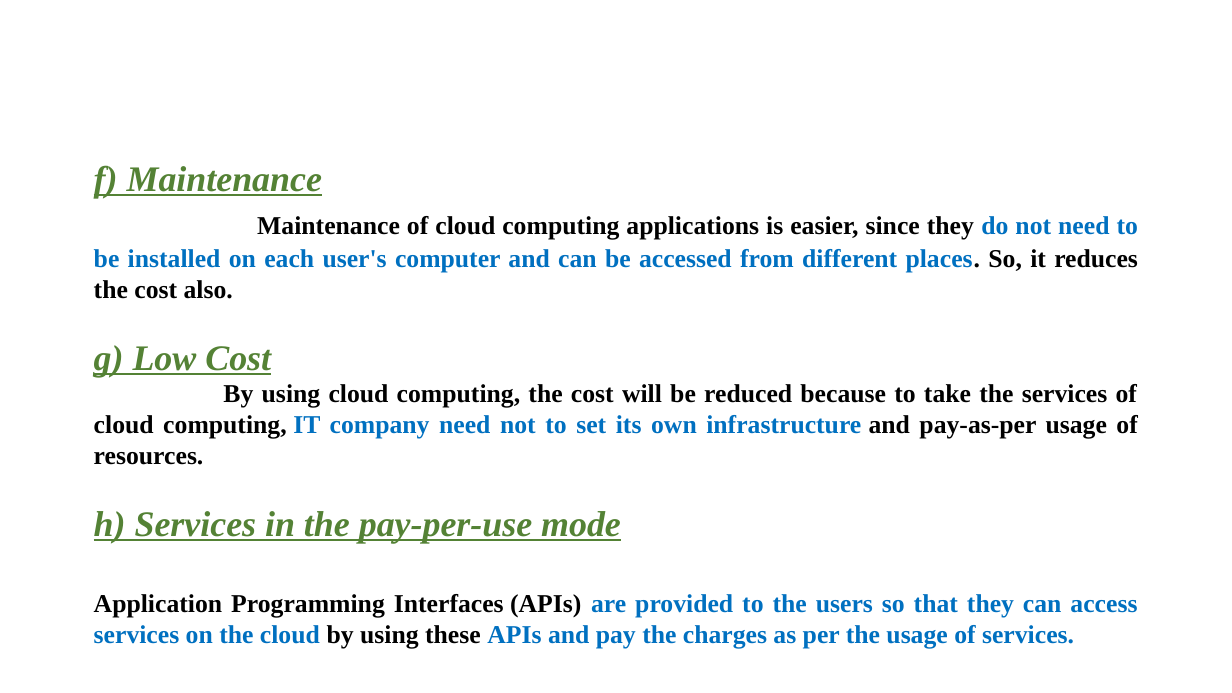
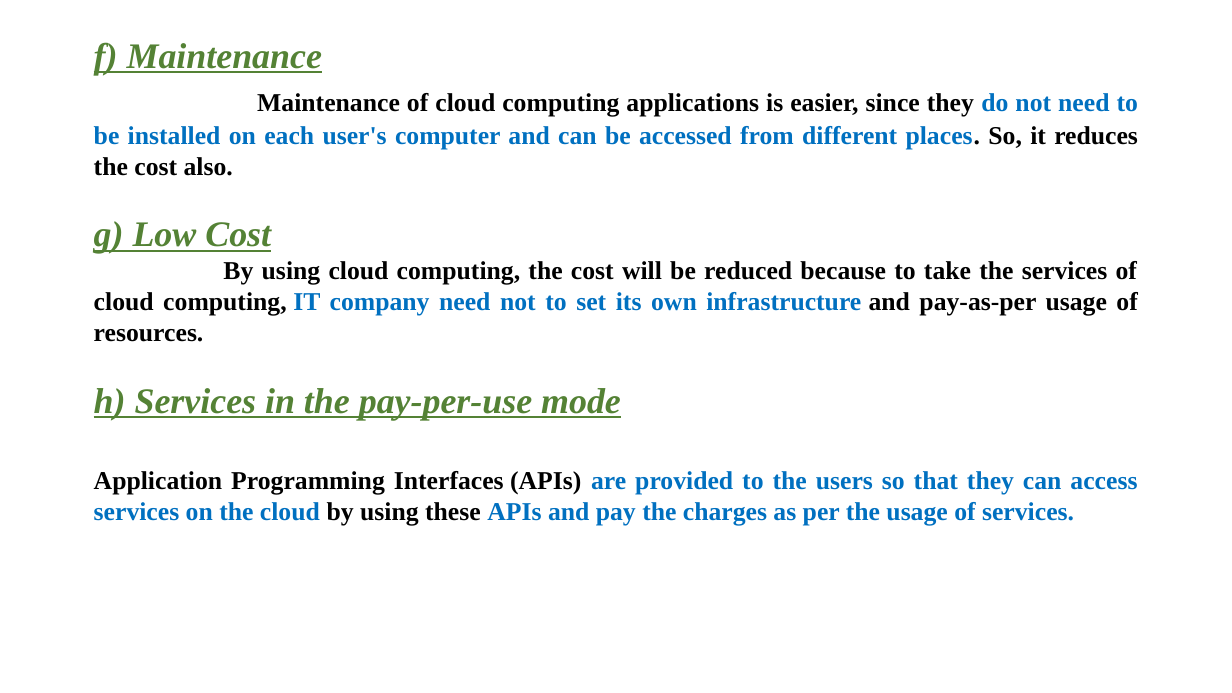
Before and after one commit to aloknath1/cloud-computing, a slide deck: slide 11 of Session-1.pptx. Drawn at 1232x693 pixels with LibreOffice and Linux fonts; fonts in the diff are those of the drawing. Boxes give left, top, right and bottom in pixels: in the first picture for what was removed or moved away, otherwise in the second. Text is boxed around its words. In the diff, an @@ line names an element or a change of style, - is before the commit and + after.

```diff
--- a/Session-1.pptx
+++ b/Session-1.pptx
@@ text "f) Maintenance" moved from (x1=94, y1=165, x2=1138, y2=648) to (x1=94, y1=42, x2=1138, y2=525) @@
```
Also in this commit, not shown: 3 other slides changed, 2 other files.
